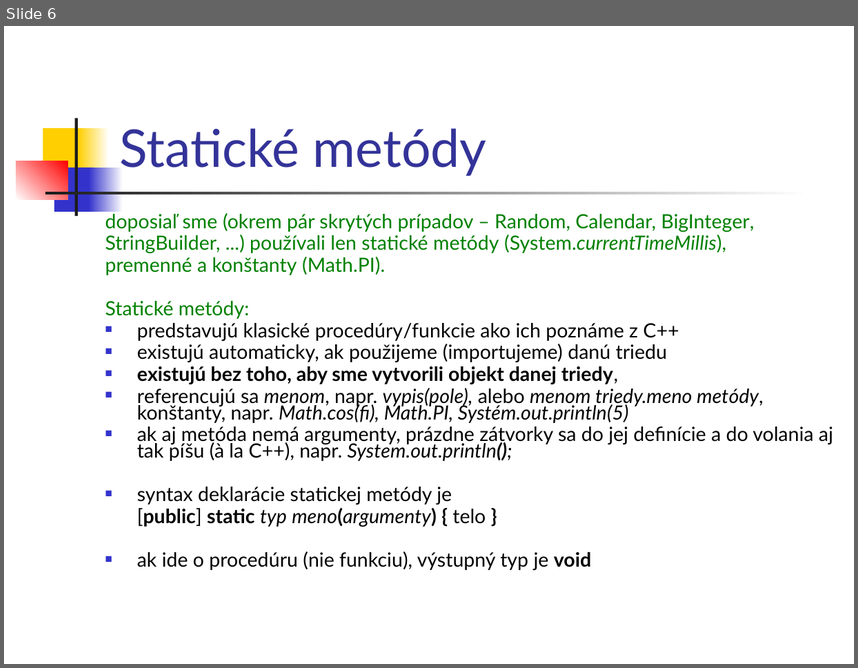
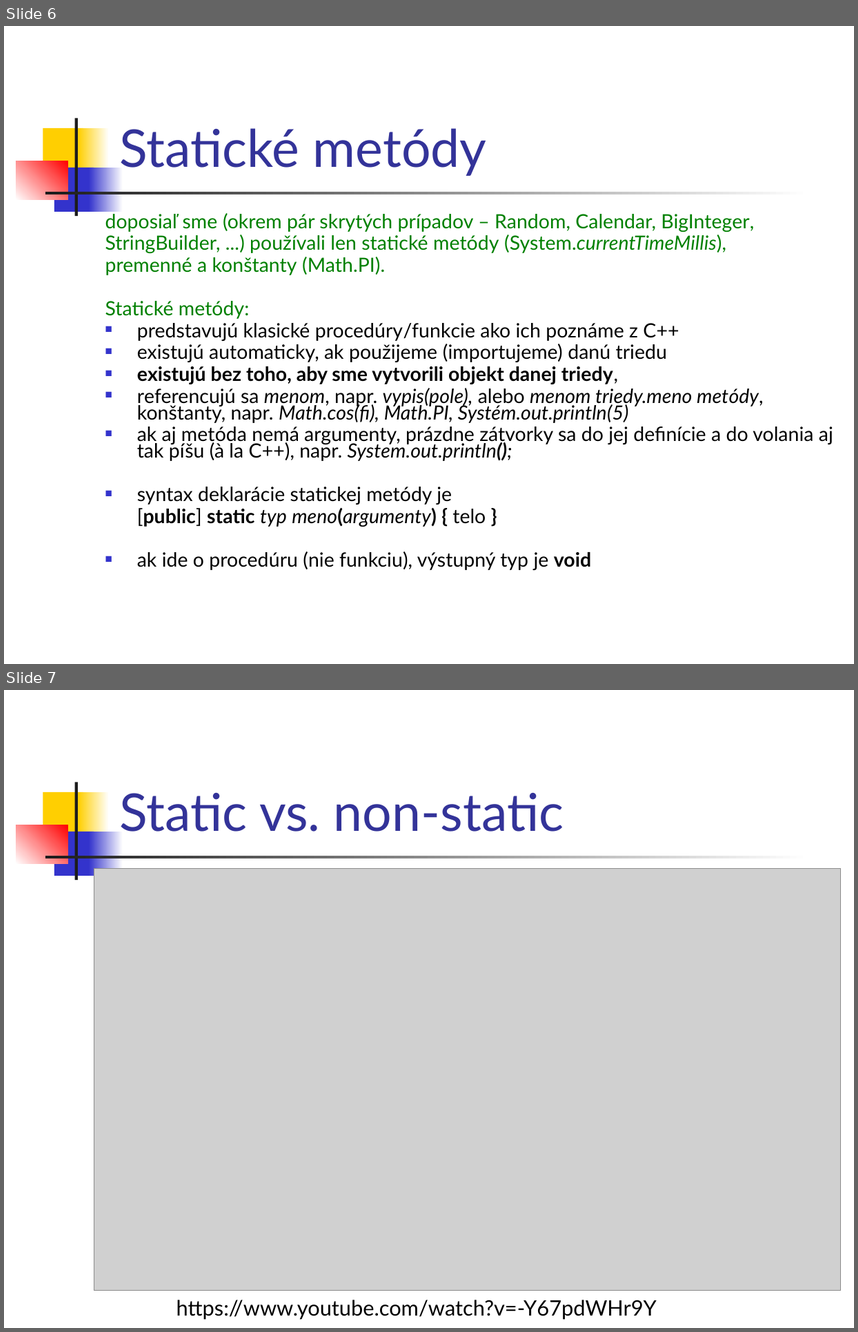
Before and after one commit to Programovanie4/Prednasky, a slide deck: 03/03_java.ppt. Shown one above the other, each under a label of ours: slide 6 before the commit, slides 6 and 7 after it. The pictures are 858x668 and 858x1332 pixels, drawn with LibreOffice and Linux fonts; fonts in the diff are those of the drawing; grey boxes stand for pictures. Boxes give left, top, right and bottom in pixels: in the first picture for what was removed or moved away, otherwise in the second. Text is boxed around its words. In the diff, an @@ line names an element or a change of style, - is before the commit and + after.

```diff
--- a/03/03_java.ppt
+++ b/03/03_java.ppt
@@ slide 7 added at [4,690,854,1328], background #FFFFFF; not listed: 7 template elements that a slide beside it also shows @@
@@ title added at [119,793,564,831], 44 pt, text #333399 @@
+Static vs. non-static
@@ picture added at [94,869,840,1290] @@
@@ text added at [176,1299,657,1319], 18 pt, text #000000 @@
+https://www.youtube.com/watch?v=-Y67pdWHr9Y
```
Also in this commit, not shown: 1 slide changed, 3 other files.
